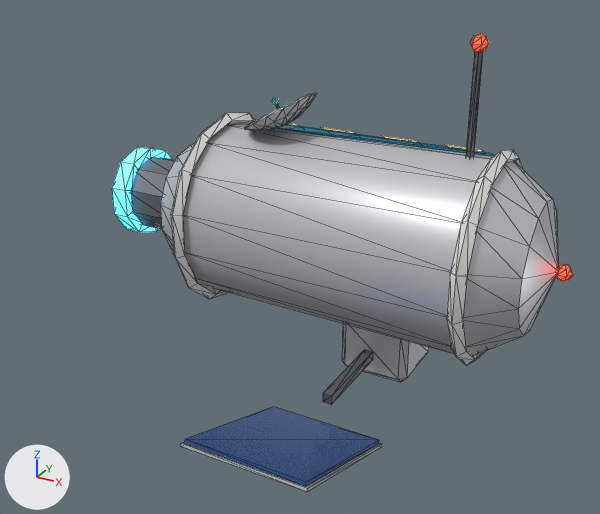
The glTF model godot/assets/stations/office.glb, before and after one commit.
The view is the same before and after, from a 50 mm camera at (1.164, -2.321, 0.922) aimed at (-0.048, -0.117, -0.18). Lighting does not change. The marker at lower left points along +X, +Y and +Z. The picture after the commit comes second. Mesh edges are drawn as thin lines. Vertices at exactly the same position are counted once.

The first picture shows 'office'.
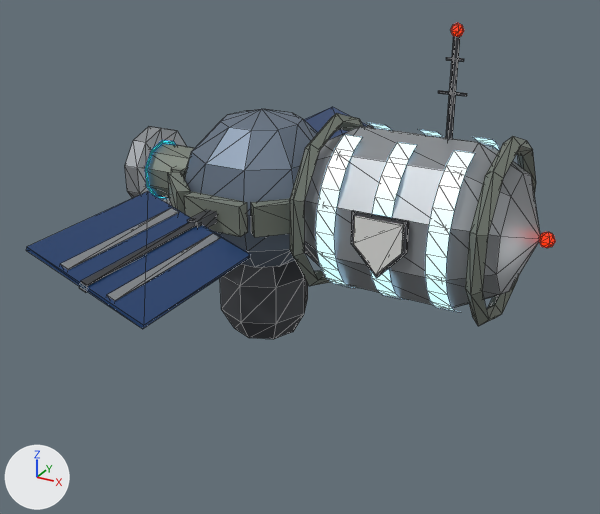
Pixel boxes [x1, y1, x2, y2] of what changed, in the pictures (600 x 514 px; the box of a moved part takes in the faces that stretch with it):
'office', recoloured, surface changed, reshaped (15% wider, 31% shorter)
    before: [112, 33, 573, 491]
    after: [26, 23, 556, 339]
part 1 of me_office, added
    after: [185, 109, 317, 267]
part 2 of me_office, added (mostly hidden)
    after: [171, 167, 185, 176]
part 3 of me_office, added
    after: [184, 192, 248, 237]
part 4 of me_office, added
    after: [148, 143, 194, 198]
part 5 of me_office, moved or reshaped
    before: [112, 147, 171, 232]
    after: [125, 127, 187, 205]
part 6 of me_office, added
    after: [187, 210, 217, 228]
part 7 of me_office, added
    after: [438, 90, 467, 96]
part 8 of me_office, added
    after: [446, 57, 464, 62]
part 9 of me_office, added
    after: [145, 140, 176, 199]
part 10 of me_office, moved or reshaped
    before: [470, 33, 489, 52]
    after: [451, 23, 464, 37]
part 11 of me_office, moved or reshaped
    before: [556, 264, 573, 281]
    after: [539, 232, 556, 248]
part 12 of me_office, rebuilt (41% narrower, 21% shorter)
    before: [160, 125, 558, 355]
    after: [304, 126, 540, 308]
part 13 of me_office, rebuilt (6% narrower, 12% shorter)
    before: [447, 150, 523, 366]
    after: [465, 136, 536, 326]
part 14 of me_office, deleted
    before: [130, 51, 483, 491]
part 15 of me_office, built on
    before: [255, 119, 494, 156]
    after: [26, 36, 500, 339]

Edits to the bpy script that builds the scene:
```text
Change mat_hull:
    mat_hull.base_color: (0.58, 0.6, 0.63) -> (0.33, 0.35, 0.37)  # light grey #c8cbd0 -> grey #9ba0a4
    mat_hull.metallic: 0.35 -> 0.55
    mat_hull.roughness: 0.42 -> 0.46
Change mat_window:
    mat_window.emission_color: (1.0, 0.55, 0.15) -> (0.5, 0.8, 1.0)  # orange #ffc46c -> blue #bce7ff
Change mat_accent:
    mat_accent.base_color: (0.86, 0.86, 0.84) -> (0.8, 0.8, 0.78)  # white #efefec -> white #e7e7e5
    mat_accent.roughness: 0.38 -> 0.4
Change mat_hulldark:
    mat_hulldark.base_color: (0.16, 0.17, 0.19) -> (0.075, 0.08, 0.09)  # grey #6f7379 -> dark grey #4d5055
Change mat_light:
    mat_light.base_color: (0.25, 0.8, 1.0) -> (0.0, 0.25, 0.6)  # cyan #89e7ff -> blue #0089cb
    mat_light.emission_color: (0.05, 0.6, 1.0) -> (0.0, 0.45, 1.0)  # cyan #3fcbff -> cyan #00b3ff
Change mat_panel:
    mat_panel.base_color: (0.04, 0.09, 0.26) -> (0.03, 0.06, 0.16)  # blue #38558b -> dark blue #30456f
    mat_panel.emission_color: (0.004, 0.016, 0.056) -> (0.0, 0.012, 0.04)  # dark blue #0d2243 -> dark blue #001d38
Change mat_lightred:
    mat_lightred.base_color: (1.0, 0.12, 0.08) -> (0.5, 0.01, 0.0)  # red #ff6150 -> red #bc1900
    mat_lightred.emission_color: (1.0, 0.03, 0.01) -> (1.0, 0.02, 0.0)  # red #ff3019 -> red #ff2700
    mat_lightred.emission_strength: 2.4 -> 1.5
Change me_office:
    remove me_office.from_pydata(...)  # 618 vertices, 1016 faces; spans x -0.8..0.8, y -0.91..0.91, z -0.56..0.56
    add me_office.from_pydata(...)  # 668 vertices, 1076 faces; spans x -0.74..0.74, y -0.89..0.89, z -0.59..0.59
    me_office part 1: a new loose piece, a UV sphere (10 segments, 6 rings, poles along z) spanning x -0.53..0.02, y -0.26..0.26, z -0.29..0.27, in mat_steel (greyish blue #768495)
    me_office part 2: a new loose piece, a box spanning x -0.567..-0.523, y -0.104..0.104, z -0.06..0.04, in mat_armor (grey #848b81)
    me_office part 3: a new loose piece, a box spanning x -0.361..-0.153, y -0.31..-0.266, z -0.06..0.04, in mat_armor (grey #848b81)
    me_office part 4: a new loose piece, a 10-sided cylinder along x spanning x -0.71..-0.52, y -0.1..0.1, z -0.11..0.09, in mat_armor (grey #848b81)
    me_office part 5: the loose piece of 40 vertices spanning x -0.8..-0.74, y -0.15..0.15, z -0.27..0.06 is scaled about its middle by (-0.95, 0.908, -0.908), then moved by (0.06, 0.0, 0.09), in mat_hull (grey #9ba0a4)
    me_office part 6: a new loose piece, a box spanning x -0.276..-0.239, y -0.413..-0.25, z -0.029..0.009, in mat_hulldark (dark grey #4d5055)
    me_office part 7: a new loose piece, a box spanning x 0.3509..0.4354, y -0.0038..0.0038, z 0.3828..0.3903, in mat_hulldark (dark grey #4d5055)
    me_office part 8: a new loose piece, a box spanning x 0.3678..0.4185, y -0.0038..0.0038, z 0.4804..0.4879, in mat_hulldark (dark grey #4d5055)
    me_office part 9: the loose piece of 40 vertices spanning x -0.8..-0.74, y -0.15..0.15, z -0.27..0.06 is copied, and the copy is scaled about its middle by (-0.992, 0.728, -0.728), then moved by (0.06, 0.0, 0.09); it spans x -0.74..-0.68, y -0.11..0.11, z -0.12..0.1
    me_office part 10: the loose piece of 20 vertices spanning x 0.43..0.49, y -0.02..0.02, z 0.51..0.56 is moved by (-0.07, 0.0, 0.03)
    me_office part 11: the loose piece of 20 vertices spanning x 0.75..0.8, y -0.02..0.02, z -0.13..-0.08 is moved by (-0.06, 0.0, 0.09)
    me_office part 12: the loose piece of 58 vertices spanning x -0.61..0.76, y -0.3..0.3, z -0.41..0.21 is rebuilt with 42 vertices and now spans x -0.11..0.69, y -0.25..0.25, z -0.27..0.25
    me_office part 13: the loose piece of 56 vertices spanning x 0.53..0.57, y -0.33..0.33, z -0.44..0.24 is rebuilt with 40 vertices and now spans x 0.56..0.61, y -0.28..0.28, z -0.3..0.28, in mat_armor (grey #848b81)
    me_office part 14: 14 loose pieces with 304 vertices, spanning x -0.77..0.47, y -0.91..0.91, z -0.56..0.52, are deleted
    me_office part 15: 120 vertices removed from x -0.34..0.49, y 0.08..0.32, z -0.41..0.2; 330 vertices added at x -0.55..0.5, y -0.89..0.89, z -0.59..0.57
    other edits to the shape of me_office do not show in these pictures
    remove me_office.materials.append(mat_glass)  # blue #598ba2, glowing dark cyan #27596c
    add me_office.materials.append(mat_steel)  # greyish blue #768495
    add me_office.materials.append(mat_armor)  # grey #848b81
```
